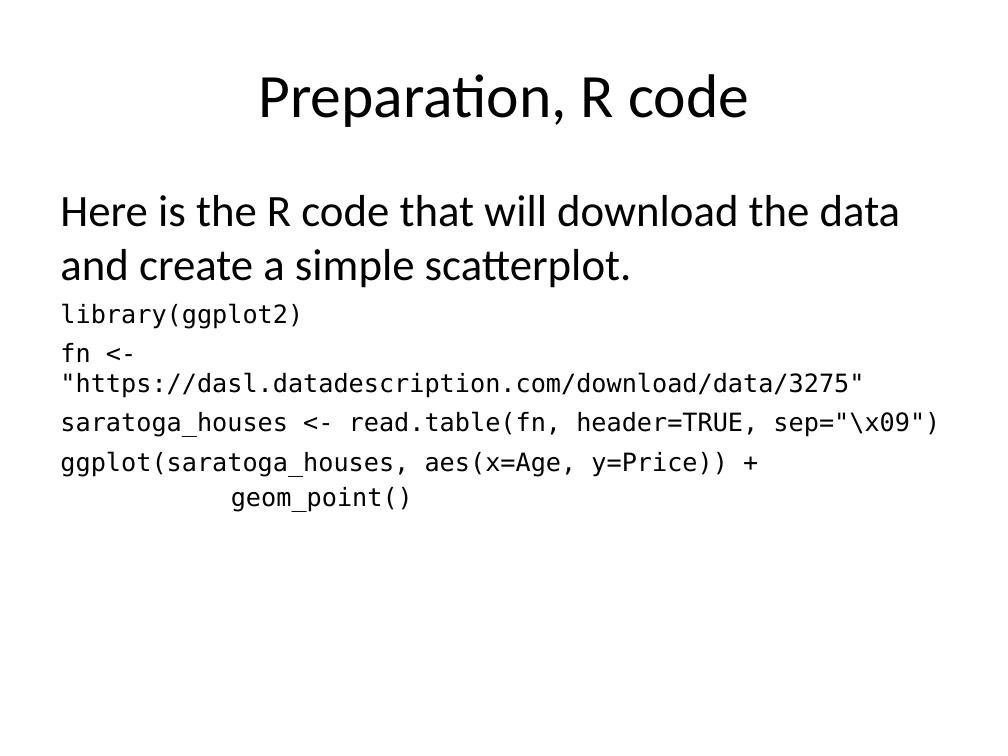
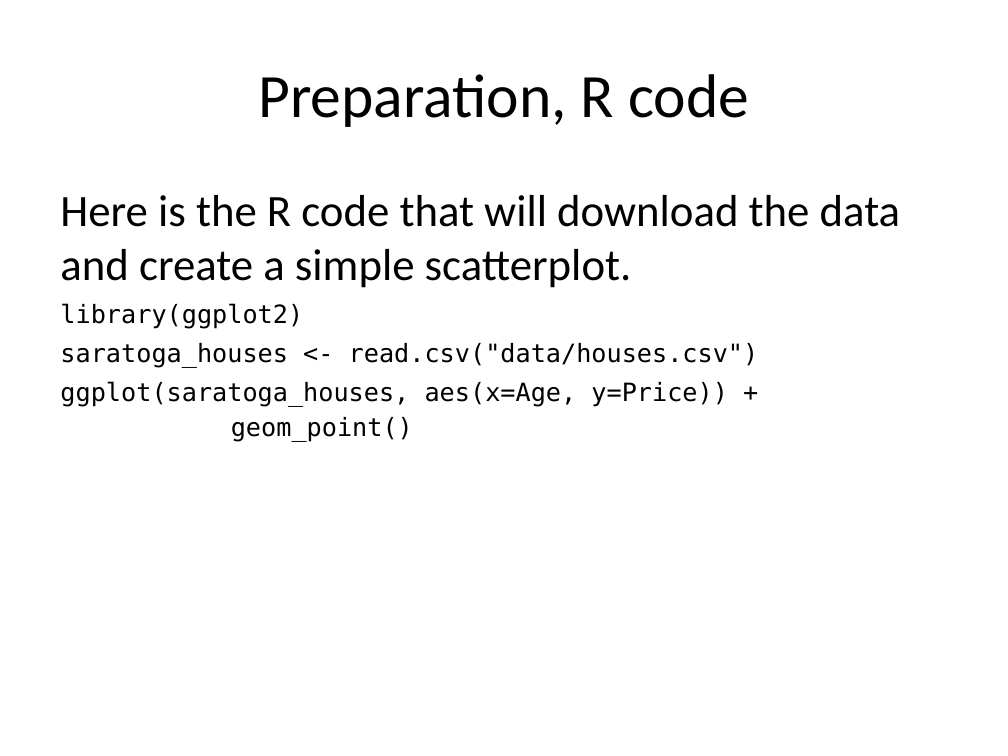
Before and after one commit to pmean/data-visualization, a slide deck: slide 11 of data-viz-01/src/complete-lecture-scatterplots.pptx. Drawn at 1008x756 pixels with LibreOffice and Linux fonts; fonts in the diff are those of the drawing. Boxes give left, top, right and bottom in pixels: in the first picture for what was removed or moved away, otherwise in the second. Text is boxed around its words. In the diff, an @@ line names an element or a change of style, - is before the commit and + after.

Commit message:
Finalize data-viz-01 for R users group

```diff
--- a/data-viz-01/src/complete-lecture-scatterplots.pptx
+++ b/data-viz-01/src/complete-lecture-scatterplots.pptx
@@ text at (60, 303, 759, 442): text changed @@
-library(ggplot2)
-fn <- "https://dasl.datadescription.com/download/data/3275"
-saratoga_houses <- read.table(fn, header=TRUE, sep="\x09")
-ggplot(saratoga_houses, aes(x=Age, y=Price)) +
-geom_point()
+library(ggplot2)
+saratoga_houses <- read.csv("data/houses.csv")
+ggplot(saratoga_houses, aes(x=Age, y=Price)) +
+geom_point()
```
Also in this commit, not shown: 41 other slides changed, 10 slides added, 2 slides removed, 14 other files.
